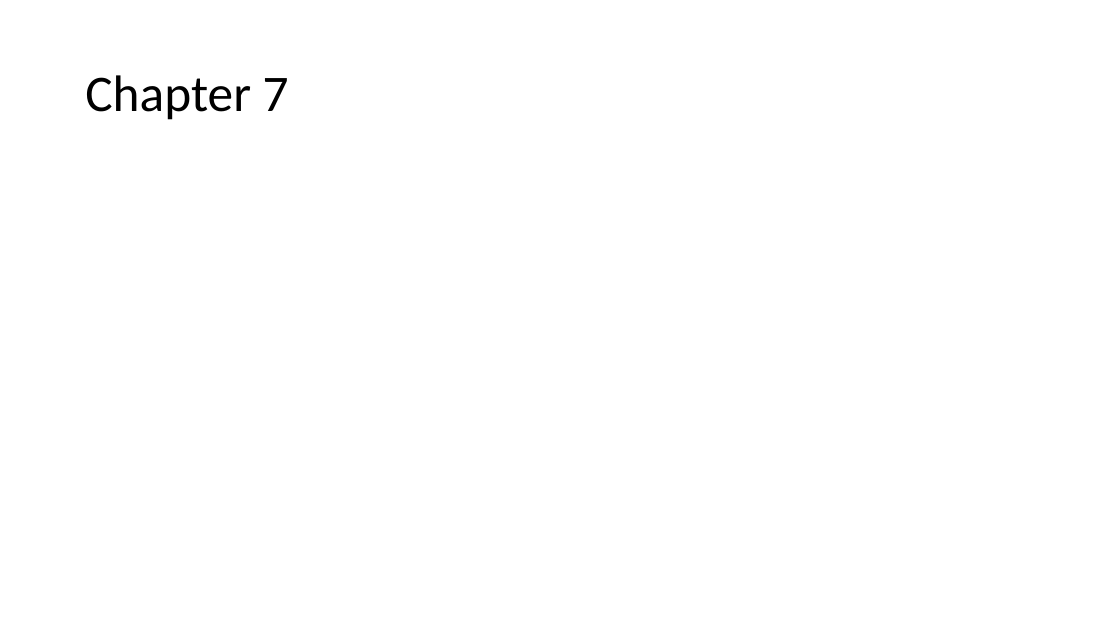
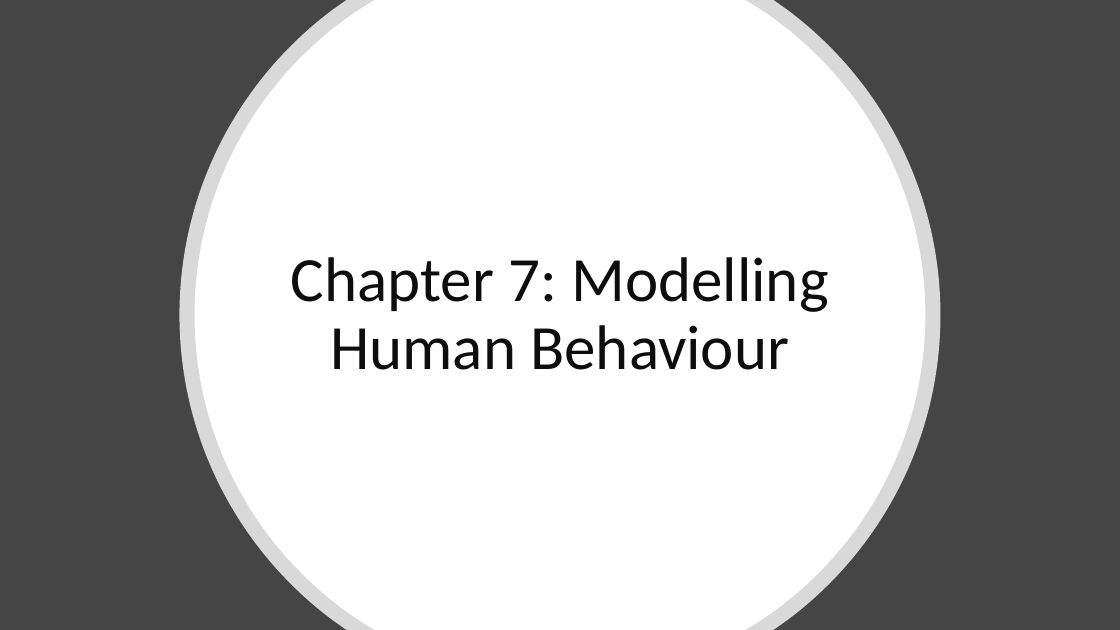
Before and after one commit to abmgis/abmgis, a slide deck: slide 22 of Chapter01-ABMGIS/Chapter1.pptx (slide 16 before the commit). Drawn at 1120x630 pixels with LibreOffice and Linux fonts; fonts in the diff are those of the drawing. Boxes give left, top, right and bottom in pixels: in the first picture for what was removed or moved away, otherwise in the second. Text is boxed around its words. In the diff, an @@ line names an element or a change of style, - is before the commit and + after.

Commit message:
updated chapter 1 ppt

```diff
--- a/Chapter01-ABMGIS/Chapter1.pptx
+++ b/Chapter01-ABMGIS/Chapter1.pptx
@@ background #FFFFFF to #454545 @@
@@ freeform shape added at box(180, 0, 941, 630), fill #FFFFFF at 80% opacity @@
@@ freeform shape added at box(195, 0, 926, 630), fill #FFFFFF @@
@@ title at box(291, 257, 828, 370): text changed; size 44 to 54 pt; text colour #000000 to #0D0D0D @@
-Chapter 7
+Chapter 7: Modelling Human Behaviour
```
Also in this commit, not shown: 8 other slides changed, 18 slides added, 7 slides removed, 1 other file.
